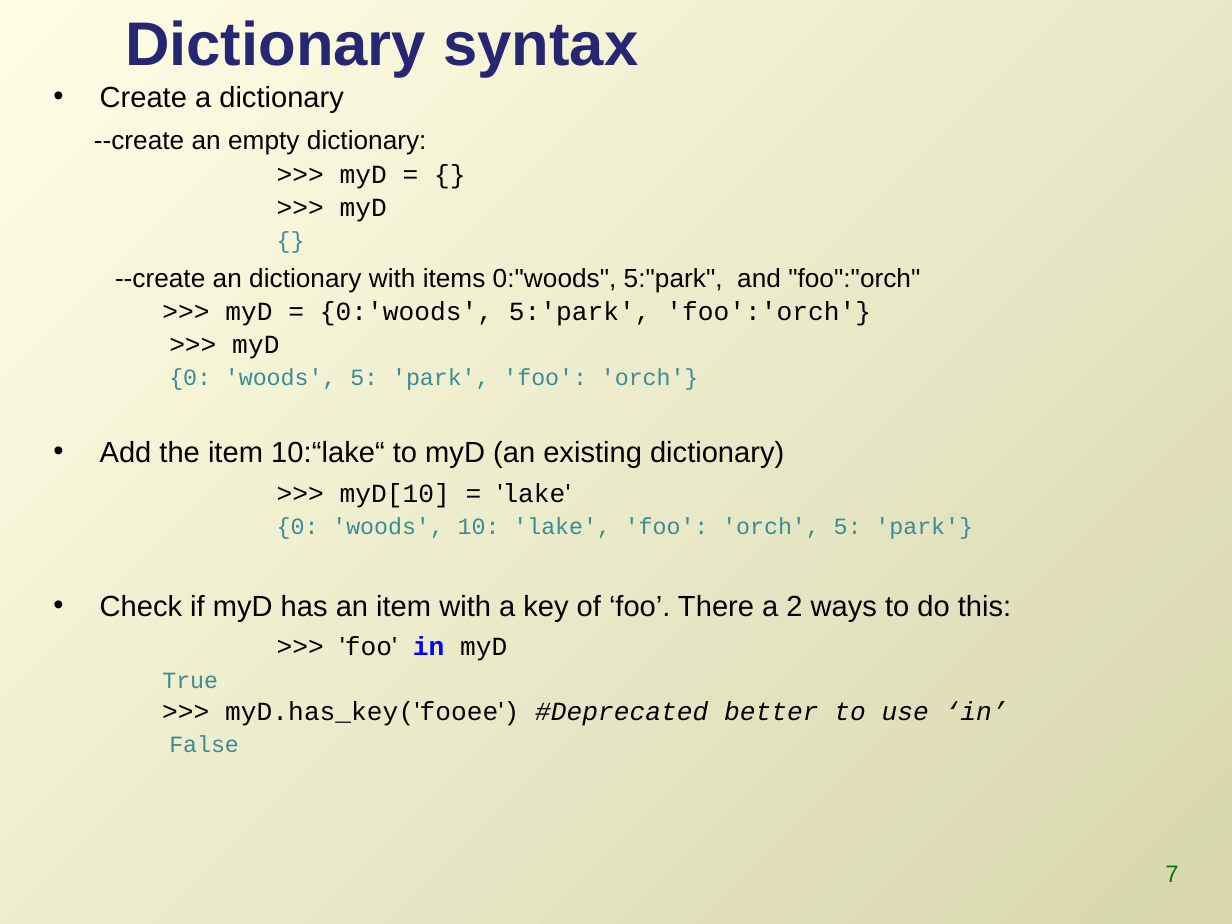
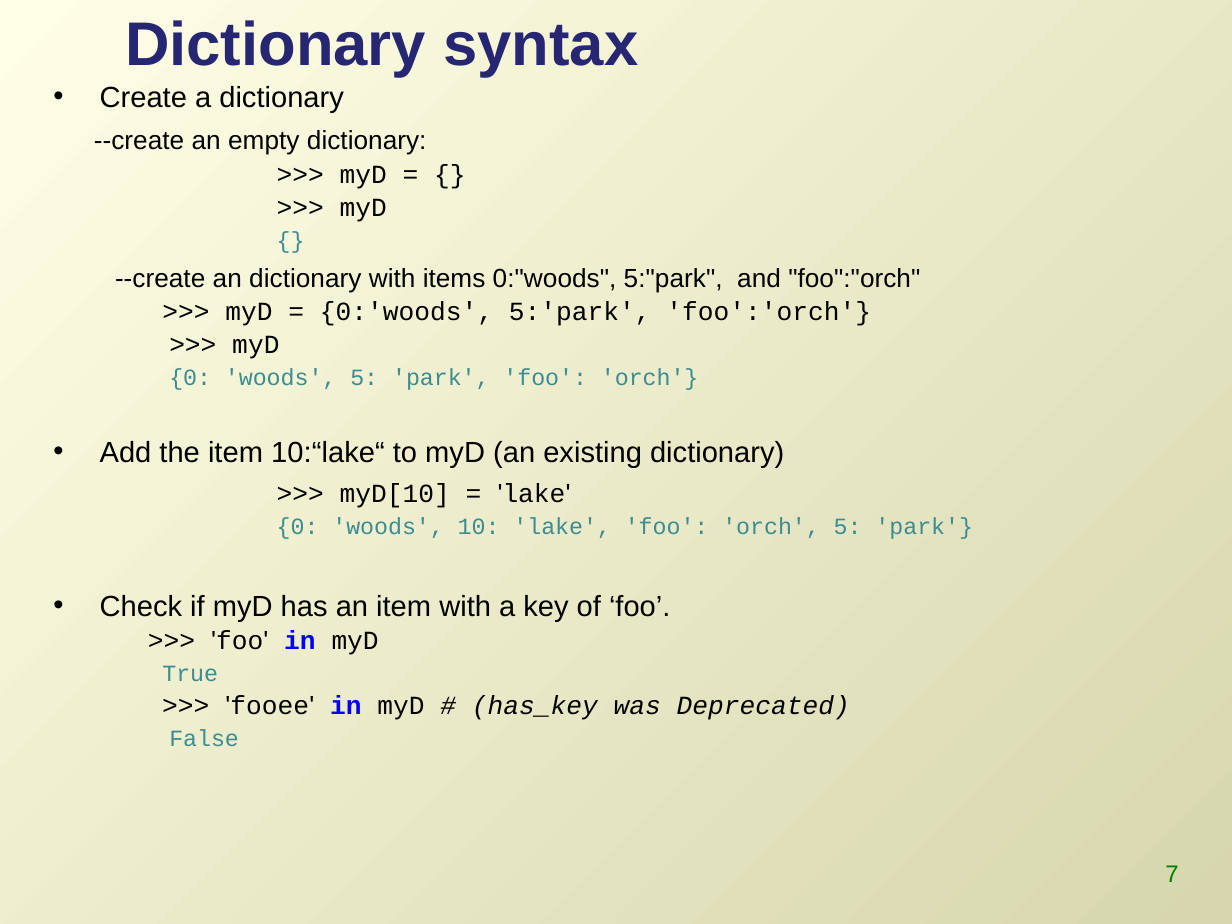
Before and after one commit to lgtateos/gis540, a slide deck: slide 7 of slides/dictionaries.ppt. Drawn at 1232x924 pixels with LibreOffice and Linux fonts; fonts in the diff are those of the drawing. Boxes give left, top, right and bottom in pixels: in the first picture for what was removed or moved away, otherwise in the second. Text is boxed around its words. In the diff, an @@ line names an element or a change of style, - is before the commit and + after.

```diff
--- a/slides/dictionaries.ppt
+++ b/slides/dictionaries.ppt
@@ text at (100, 595, 670, 621): text changed @@
-• Check if myD has an item with a key of ‘foo’. There a 2 ways to do this:
+• Check if myD has an item with a key of ‘foo’.
@@ text at (211, 630, 379, 655): list level 2 to 1 in ">>> 'foo' in myD"; line spacing 1 to 0.8 @@
@@ text at (225, 695, 850, 720): text changed @@
-  >>> myD.has_key('fooee') #Deprecated better to use ‘in’
+  >>> 'fooee' in myD # (has_key was Deprecated)
```
Also in this commit, not shown: 5 other slides changed.
